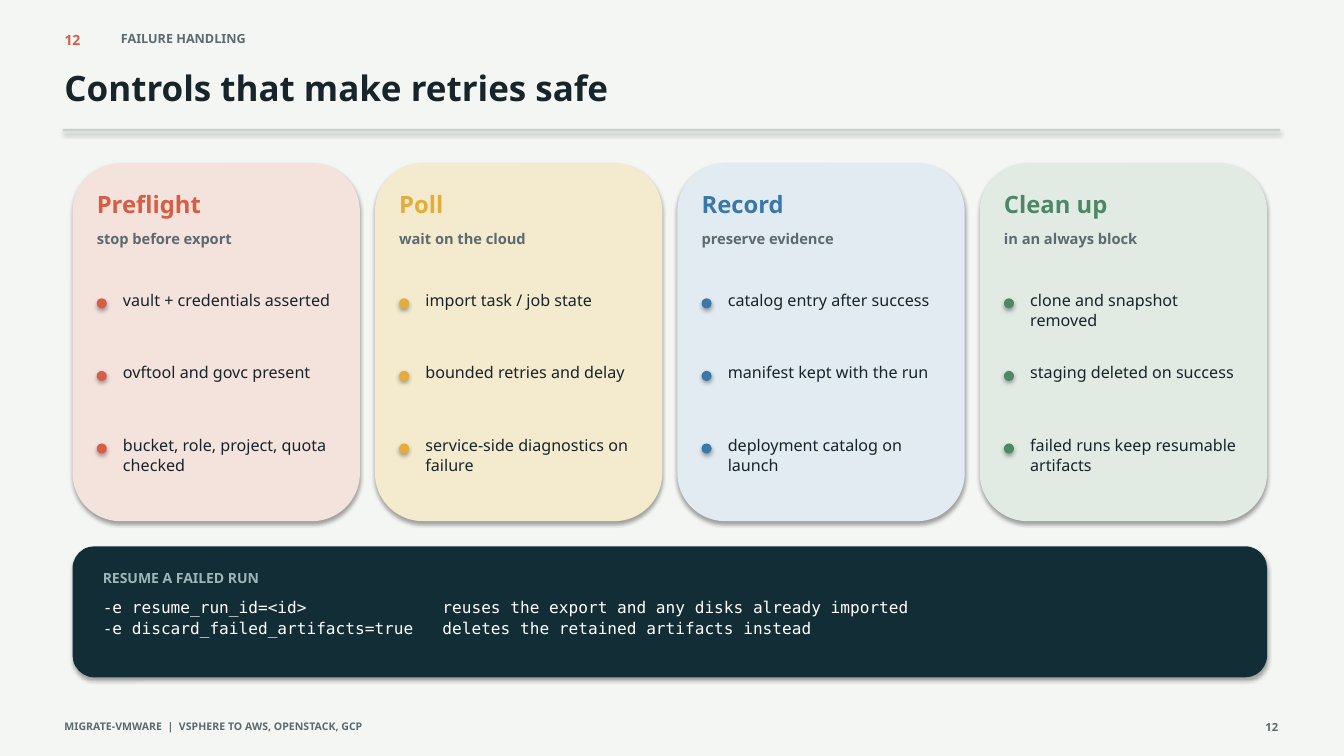
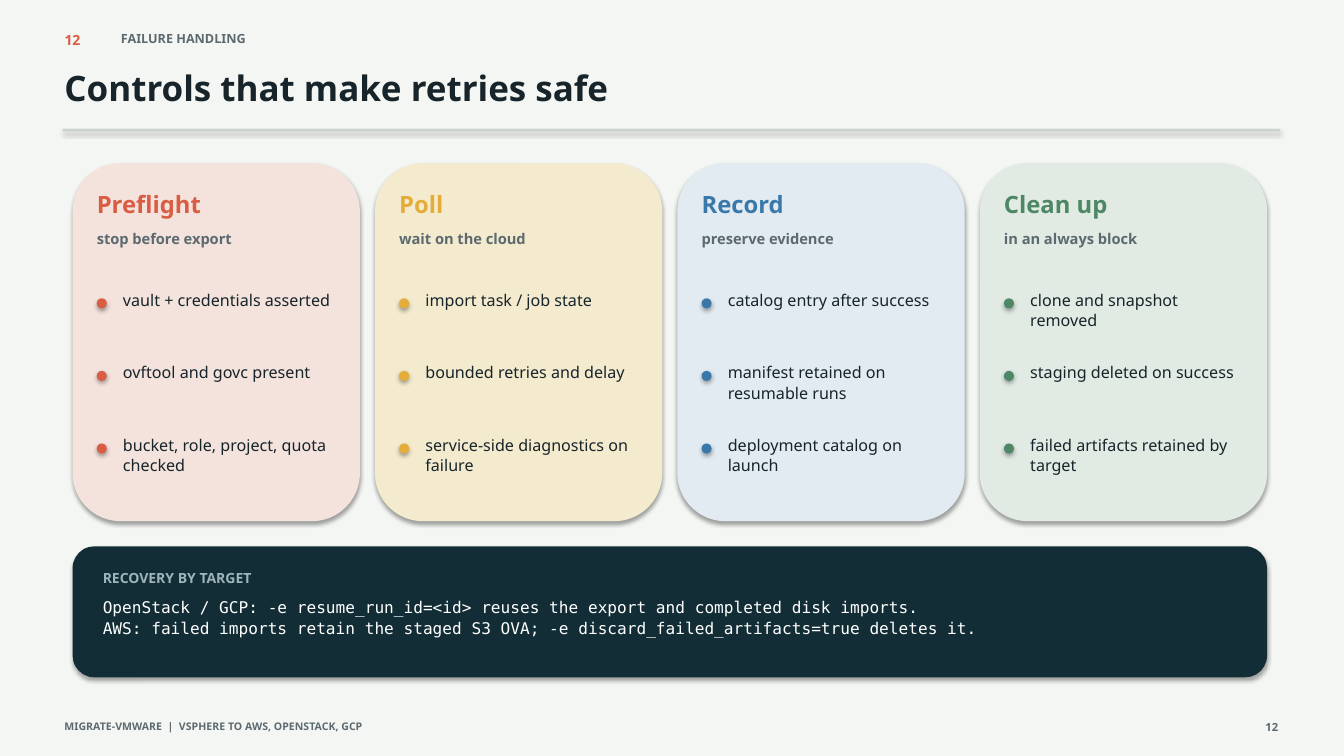
Before and after one commit to jjbailey/migrate-vmware, a slide deck: slide 12 of doc/migrate_vmware_presentation.pptx. Drawn at 1344x756 pixels with LibreOffice and Linux fonts; fonts in the diff are those of the drawing. Boxes give left, top, right and bottom in pixels: in the first picture for what was removed or moved away, otherwise in the second. Text is boxed around its words. In the diff, an @@ line names an element or a change of style, - is before the commit and + after.

Commit message:
update presentations

```diff
--- a/doc/migrate_vmware_presentation.pptx
+++ b/doc/migrate_vmware_presentation.pptx
@@ text at bbox=[728, 365, 886, 399]: text changed @@
-manifest kept with the run
+manifest retained on resumable runs
@@ text at bbox=[1030, 438, 1228, 475]: text changed @@
-failed runs keep resumable artifacts
+failed artifacts retained by target
@@ text at bbox=[103, 573, 252, 583]: text changed @@
-RESUME A FAILED RUN
+RECOVERY BY TARGET
@@ text at bbox=[103, 600, 976, 638]: text changed @@
--e resume_run_id=<id> reuses the export and any disks already imported
--e discard_failed_artifacts=true deletes the retained artifacts instead
+OpenStack / GCP: -e resume_run_id=<id> reuses the export and completed disk imports.
+AWS: failed imports retain the staged S3 OVA; -e discard_failed_artifacts=true deletes it.
```
Also in this commit, not shown: 6 other slides changed, 1 other file.
